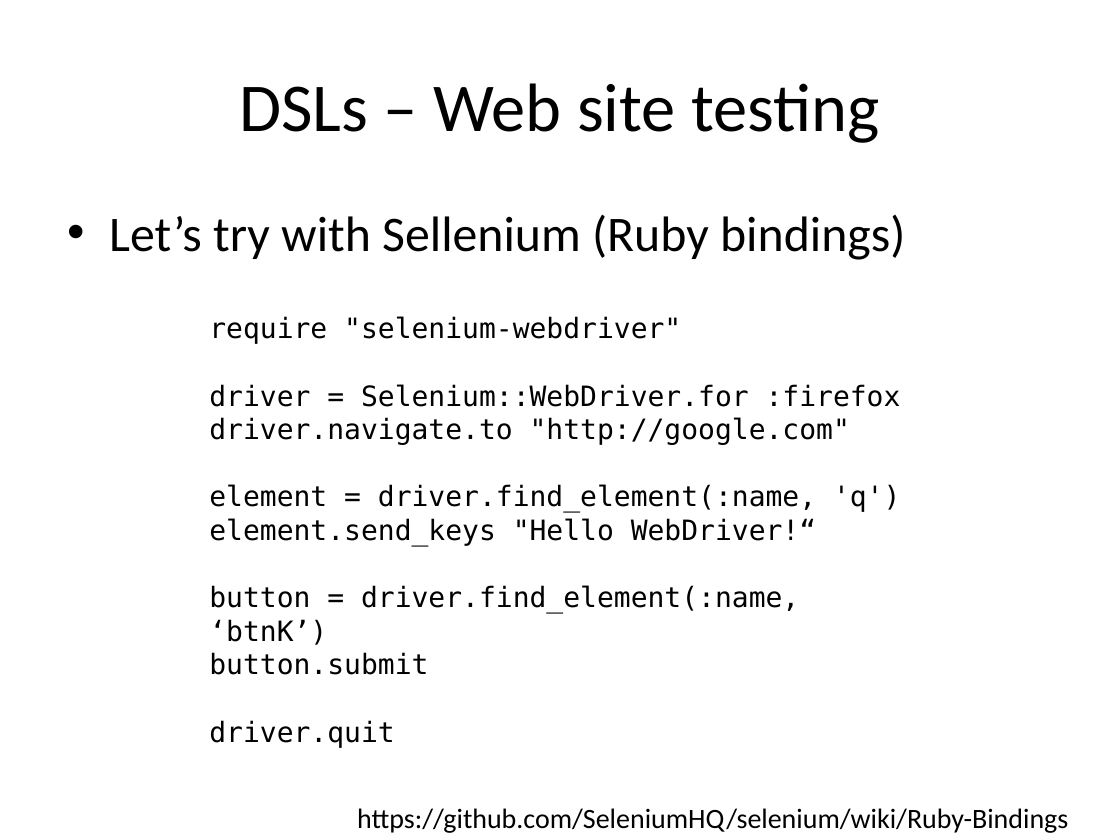
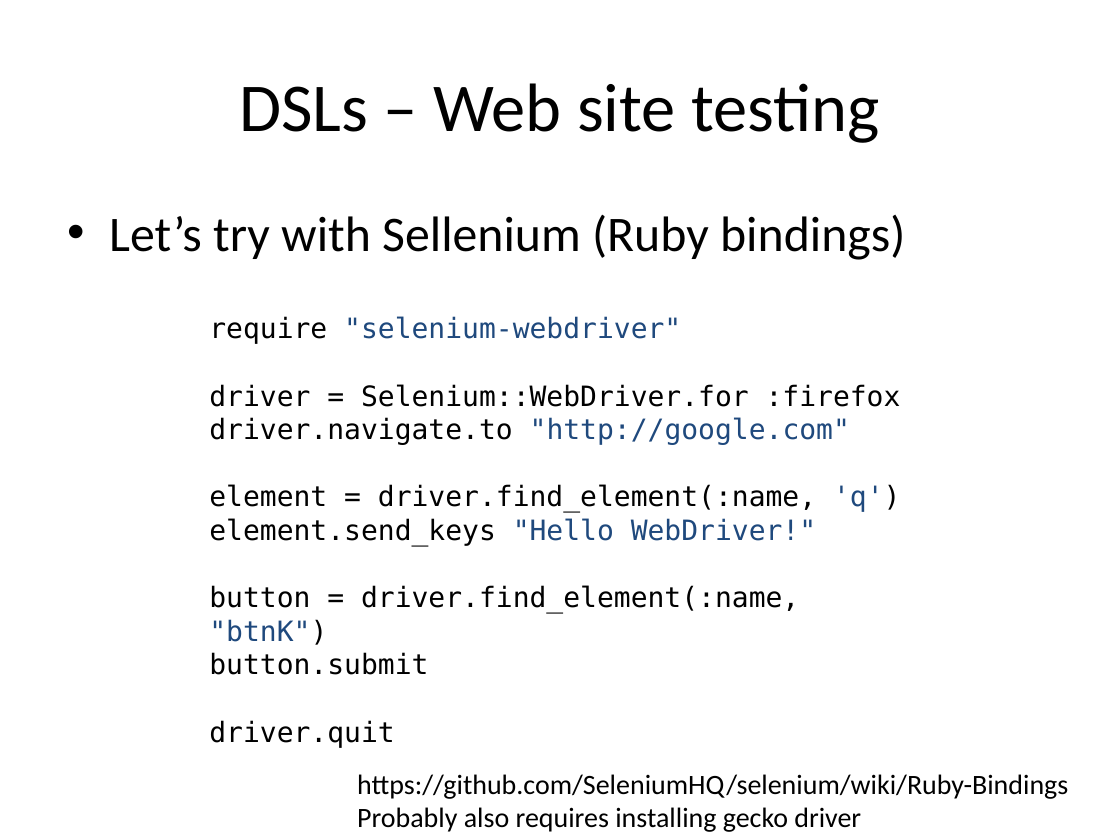
Before and after one commit to jesusc/talk-dsls-basic, a slide deck: slide 37 of presentation-dsls-by-example.pptx. Drawn at 1120x840 pixels with LibreOffice and Linux fonts; fonts in the diff are those of the drawing. Boxes give left, top, right and bottom in pixels: in the first picture for what was removed or moved away, otherwise in the second. Text is boxed around its words. In the diff, an @@ line names an element or a change of style, - is before the commit and + after.

```diff
--- a/presentation-dsls-by-example.pptx
+++ b/presentation-dsls-by-example.pptx
@@ text at bbox=[209, 316, 900, 513]: text colour #000000 to #1F497D in ""selenium-webdriver"", ""http://google.com"", "'q')" @@
@@ text at bbox=[209, 518, 816, 645]: text changed @@
-element.send_keys "Hello WebDriver!“
-button = driver.find_element(:name, ‘btnK’)
+element.send_keys "Hello WebDriver!"
+button = driver.find_element(:name, "btnK")
@@ text "https://github.com/SeleniumHQ/selenium/wiki/Ruby-Bindings": place and size @@
-text "https://github.com/SeleniumHQ/selenium/wiki/Ruby-Bindings" at bbox=[357, 808, 1068, 833]
+text "https://github.com/SeleniumHQ/selenium/wiki/Ruby-Bindings" at bbox=[357, 774, 1068, 832]
@@ text at bbox=[357, 807, 861, 832]: paragraph added @@
+Probably also requires installing gecko driver
```
Also in this commit, not shown: 5 other slides changed, 7 slides added, 1 slide removed, 4 other files.
